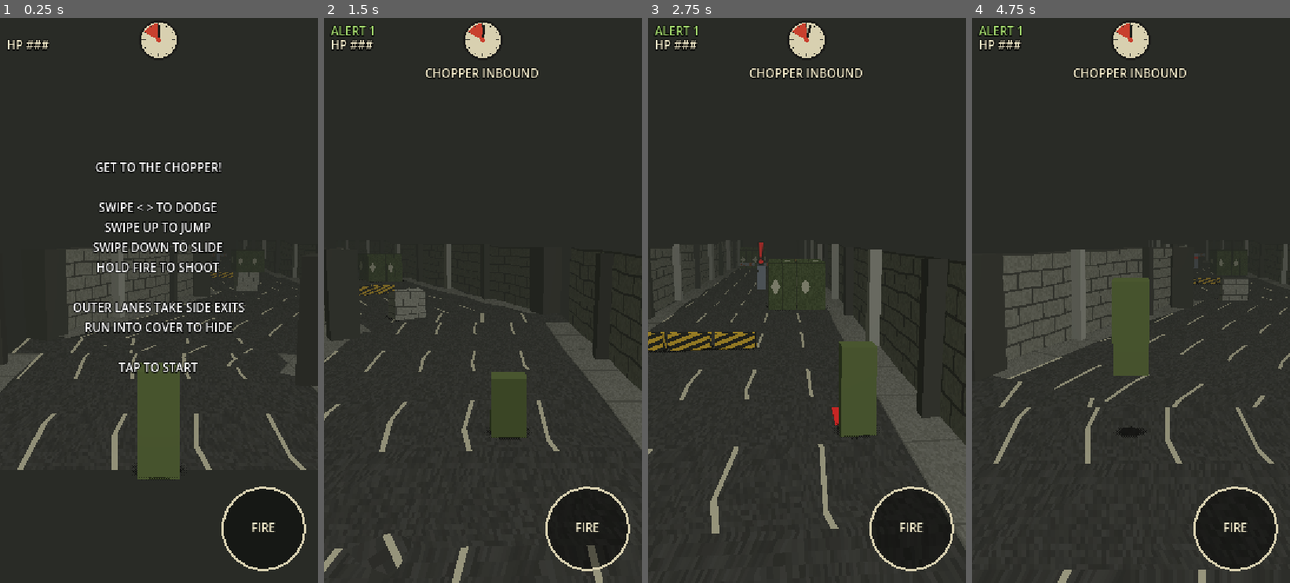
Above: before the commit, frames 1-4 (left to right).
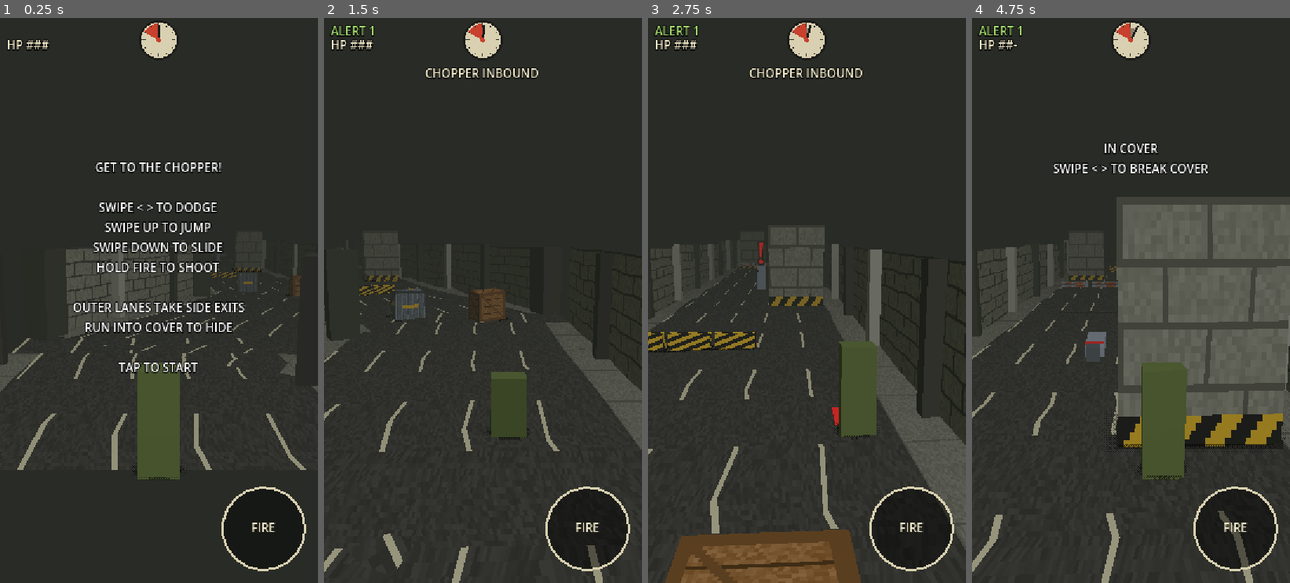
Above: after the commit, the same moments.

Repository: lhunt-gdev/get-to-the-chopper-test
Game: Godot game, scene res://game/levels/prototype_slice/prototype_slice.tscn
The game is run twice, just before and just after one commit, with the same random seed, the same clock (stepped at 60 frames per second) and the same inputs.
Inputs (mouse positions are in pixels of both pictures, inside the frame that each line leads up to):
- Up to frame 1 (0.25 s): no input
- Up to frame 2 (1.5 s): tap Enter (ui_accept) at 0.5, 0.77 s; move the mouse to (552, 272) at 0.52 s; hold Right (ui_right) 0.53-1.25 s; click (552, 272) at 0.67 s; drag from (419, 328) to (467, 413) at 1.27 s
- Up to frame 3 (2.75 s): move the mouse to (838, 176) at 2.02 s; hold Right (ui_right) from 2.03 s (still down)
- Up to frame 4 (4.75 s): release Right (ui_right) at 2.75 s; drag from (1115, 413) to (1035, 215) at 2.77 s; move the mouse to (1226, 385) at 3.52 s; hold Left (ui_left) 3.53-4.25 s; tap Enter (ui_accept) at 3.77, 4.25 s; drag from (1035, 215) to (1083, 159) at 4.27 s

The runs differ from the first frame. In frame 1, 0.2% of the frame differs, in the area x 73-95%, y 42-50%; in frame 2, 0.9%; in frame 3, 6.8%; in frame 4, 27%, in the area x 0-100%, y 1-100%.

Commit message:
Replace trucks with wall and box cover; two tripwires and alarm boxes
- The diamond truck blockers are gone. Cover now comes in two kinds:
  solid floor-to-ceiling walls (1-2 lanes, stand behind) and metal or
  wood crates (crouch behind). More cover across the level; rooftops and
  tunnel get crates only.
- Fairness rule, enforced by route validation: no trooper in a wall's
  lanes within 15 m behind it.
- Main route has 2 tripwires (Alert 3 now reachable), each followed by an
  alarm box. Alarm boxes are bigger, sit on the kerb, and have a beacon
  on top that blinks the whole time they're live.
- New bots: ground_loud (Alert 3) and ground_alarms (both boxes shot);
  unit tests for wall width, box material and the hidden-trooper rule.

Co-Authored-By: Claude Opus 5.5 <noreply@anthropic.com>

Diff:
--- a/assets/shaders/psx/psx_lit.gdshader
+++ b/assets/shaders/psx/psx_lit.gdshader
@@ -10,7 +10,6 @@
 uniform float snap_resolution = 90.0;
 // PS1 had no perspective-correct texturing.
 uniform bool affine_mapping = true;
-
 varying vec3 affine_uv_w;
 
 void vertex() {
--- a/game/levels/prototype_slice/prototype_slice.gd
+++ b/game/levels/prototype_slice/prototype_slice.gd
@@ -22,10 +22,13 @@
 const KINDS := {
 	"barrier": {"size": Vector3(0.9, 0.5, 0.3), "y": 0.25, "tex": "hazard", "pass": "jump"},
 	"pipe": {"size": Vector3(0.9, 0.3, 0.3), "y": 1.3, "tex": "rust_pipe", "pass": "slide"},
-	"truck": {"size": Vector3(0.95, 2.2, 3.0), "y": 1.1, "tex": "truck", "pass": "dodge"},
 	"tripwire": {"size": Vector3(1.0, 0.05, 0.05), "y": 0.3, "color": Color("ff3030"), "pass": "jump_or_alert", "shadow": false},
 	## Contextual cover (LOCKED): run into it and you take cover; swipe early to go round it.
-	"cover": {"size": Vector3(0.95, 1.2, 0.8), "y": 0.6, "tex": "cover", "pass": "cover"},
+	## Box cover: a metal or wood crate ("material" in route.json), one per lane. You crouch behind it.
+	"box": {"size": Vector3(0.9, 1.2, 0.9), "y": 0.6, "tex": "crate_wood", "pass": "cover", "crouch": true},
+	## Wall cover: floor to ceiling, one piece across 1-2 lanes. You stand behind it. It's solid:
+	## what's behind it is a surprise, but never a trooper right behind it (route validation).
+	"wall": {"size": Vector3(1.0, 4.0, 1.0), "y": 2.0, "tex": "cover_wall", "pass": "cover", "one_piece": true},
 }
 
 ## How each area looks, picked by "theme" in route.json. Placeholder art, so you can tell where you are.
@@ -324,14 +327,32 @@
 			lanes[_remap_lane(int(l), authored_lanes)] = true
 		var at := float(ob["at"])
 		var size: Vector3 = kind["size"] * Vector3(tuning.lane_width, 1, 1)
+		var y: float = kind["y"]
+		var tex_name: String = kind.get("tex", "")
+		if ob["kind"] == "box" and String(ob.get("material", "wood")) == "metal":
+			tex_name = "crate_metal"
+		if ob["kind"] == "wall":
+			# Floor to ceiling: up to the tunnel ceiling indoors, a tall column outside.
+			size.y = CEILING_Y if _theme(id).get("ceiling", false) else kind["size"].y
+			y = size.y / 2.0
+		var one_mesh: MeshInstance3D = null
+		if kind.get("one_piece", false):
+			var sorted: Array = lanes.keys()
+			sorted.sort()
+			var x0 := _player.lane_x(sorted[0]) - tuning.lane_width / 2.0 + 0.05
+			var x1 := _player.lane_x(sorted[-1]) + tuning.lane_width / 2.0 - 0.05
+			one_mesh = _item_box(node, seg, at, Vector3((x0 + x1) / 2.0, y, 0), Vector3(x1 - x0, size.y, size.z), Color.WHITE)
+			one_mesh.material_override = PsxMaterials.textured(_obstacle_texture(tex_name), Vector2(3, 2))
 		for lane: int in lanes:
 			var x := _player.lane_x(lane)
-			var mesh := _item_box(node, seg, at, Vector3(x, kind["y"], 0), size, kind.get("color", Color.WHITE))
-			if kind.has("tex"):
-				# BoxMesh lays its six faces out on a 3x2 grid, so this puts one tile on each face.
-				mesh.material_override = PsxMaterials.textured(_obstacle_texture(kind["tex"]), Vector2(3, 2))
+			var mesh := one_mesh
+			if mesh == null:
+				mesh = _item_box(node, seg, at, Vector3(x, y, 0), size, kind.get("color", Color.WHITE))
+				if tex_name != "":
+					# BoxMesh lays its six faces out on a 3x2 grid, so this puts one tile on each face.
+					mesh.material_override = PsxMaterials.textured(_obstacle_texture(tex_name), Vector2(3, 2))
 			_obstacles.append({"x": x, "at": start + at, "depth": size.z, "kind": ob["kind"], "pass": kind["pass"],
-					"done": false, "mesh": mesh, "owner": node})
+					"crouch": kind.get("crouch", false), "done": false, "mesh": mesh, "owner": node})
 		if kind.get("shadow", true):
 			_obstacle_shadows(node, seg, lanes.keys(), at, size)
 
@@ -355,7 +376,7 @@
 		var s := -1.0 if String(a.get("side", "left")) == "left" else 1.0
 		node.add_child(box)
 		box.transform = _frame_at(seg, float(a["at"])) * Transform3D(Basis(Vector3.UP, -s * PI / 2.0),
-				Vector3(s * (tuning.lane_count * tuning.lane_width / 2.0 + 0.85), 1.8, 0))
+				Vector3(s * (tuning.lane_count * tuning.lane_width / 2.0 + 0.45), 1.8, 0))  # out on the kerb, in front of the pillars
 		box.destroyed.connect(_on_alarm_destroyed.bind(id))
 		_combatants.append({"node": box, "owner": node, "seg": seg})
 
@@ -819,10 +840,12 @@
 			return PsxTextures.hazard()
 		"rust_pipe":
 			return PsxTextures.rust_pipe()
-		"truck":
-			return PsxTextures.truck()
-		"cover":
-			return PsxTextures.wall("blocks", Color("8e8e84"))
+		"crate_wood":
+			return PsxTextures.crate_wood()
+		"crate_metal":
+			return PsxTextures.crate_metal()
+		"cover_wall":
+			return PsxTextures.cover_wall()
 	push_warning("Unknown obstacle texture '%s'" % name)
 	return PsxTextures.concrete()
 
@@ -899,7 +922,7 @@
 			# heading for that counts, so once you swipe away you're out, even mid-slide.
 			var stop_at: float = o["at"] - o["depth"] / 2.0 - tuning.cover_stop_gap
 			if not _player.in_cover and d >= stop_at and d < o["at"] and absf(o["x"] - _player.lane_x(_player.lane)) < 0.1:
-				_player.enter_cover(stop_at)
+				_player.enter_cover(stop_at, o["crouch"])
 				RunLog.record_event("cover", {"node": _runner.current})
 			continue
 		if o["done"] or absf(o["at"] - d) > o["depth"] / 2.0 + 0.2:
--- a/game/levels/prototype_slice/route.json
+++ b/game/levels/prototype_slice/route.json
@@ -10,12 +10,14 @@
       "length": 150,
       "bends": [{"at": 6, "side": "right"}, {"at": 76, "side": "left"}],
       "obstacles": [
-        {"kind": "cover", "lanes": [1], "at": 22},
+        {"kind": "box", "lanes": [3], "at": 20},
+        {"kind": "box", "lanes": [1], "at": 22, "material": "metal"},
         {"kind": "barrier", "lanes": [0, 1, 2], "at": 30},
-        {"kind": "truck", "lanes": [3, 4], "at": 38},
+        {"kind": "wall", "lanes": [3, 4], "at": 38},
         {"kind": "pipe", "lanes": [1, 2, 3], "at": 50},
-        {"kind": "truck", "lanes": [0, 1], "at": 64},
+        {"kind": "wall", "lanes": [0, 1], "at": 64},
         {"kind": "barrier", "lanes": [2, 3, 4], "at": 72},
+        {"kind": "box", "lanes": [1], "at": 90},
         {"kind": "pipe", "lanes": [0, 1, 2, 3, 4], "at": 96},
         {"kind": "tripwire", "lanes": [0, 1, 2, 3, 4], "at": 108}
       ],
@@ -23,6 +25,9 @@
         {"kind": "rifle_trooper", "lane": 2, "at": 44},
         {"kind": "rifle_trooper", "lane": 0, "at": 86, "min_alert": 2},
         {"kind": "rifle_trooper", "lane": 4, "at": 80, "min_alert": 3}
+      ],
+      "alarms": [
+        {"side": "left", "at": 132}
       ],
       "next": [
         {"to": "motor_pool", "label": "MOTOR POOL"},
@@ -36,19 +41,27 @@
       "length": 130,
       "bends": [{"at": 44, "side": "left"}, {"at": 112, "side": "right"}],
       "obstacles": [
-        {"kind": "truck", "lanes": [0, 1], "at": 14},
-        {"kind": "truck", "lanes": [3, 4], "at": 22},
+        {"kind": "wall", "lanes": [0, 1], "at": 14},
+        {"kind": "wall", "lanes": [3, 4], "at": 22},
         {"kind": "barrier", "lanes": [2], "at": 22},
-        {"kind": "truck", "lanes": [1, 2, 3], "at": 36},
+        {"kind": "wall", "lanes": [1, 2], "at": 36},
+        {"kind": "box", "lanes": [3], "at": 36, "material": "metal"},
         {"kind": "pipe", "lanes": [0, 4], "at": 36},
+        {"kind": "tripwire", "lanes": [0, 1, 2, 3, 4], "at": 50},
+        {"kind": "box", "lanes": [2], "at": 58},
         {"kind": "barrier", "lanes": [0, 1, 2, 3, 4], "at": 76},
-        {"kind": "truck", "lanes": [2, 3, 4], "at": 88},
-        {"kind": "pipe", "lanes": [0, 1], "at": 108}
+        {"kind": "wall", "lanes": [3, 4], "at": 88},
+        {"kind": "box", "lanes": [2], "at": 88},
+        {"kind": "pipe", "lanes": [0, 1], "at": 108},
+        {"kind": "box", "lanes": [4], "at": 120, "material": "metal"}
       ],
       "enemies": [
         {"kind": "rifle_trooper", "lane": 1, "at": 62},
-        {"kind": "rifle_trooper", "lane": 3, "at": 100, "min_alert": 2},
+        {"kind": "rifle_trooper", "lane": 3, "at": 106, "min_alert": 2},
         {"kind": "rifle_trooper", "lane": 0, "at": 82, "min_alert": 3}
+      ],
+      "alarms": [
+        {"side": "right", "at": 72}
       ],
       "next": [
         {"to": "airfield_gate", "label": "GATE"}
@@ -62,8 +75,10 @@
       "obstacles": [
         {"kind": "barrier", "lanes": [0, 1, 2, 3, 4], "at": 18},
         {"kind": "pipe", "lanes": [0, 1, 2, 3, 4], "at": 30},
-        {"kind": "cover", "lanes": [2], "at": 54},
-        {"kind": "barrier", "lanes": [0, 1, 3, 4], "at": 70}
+        {"kind": "box", "lanes": [4], "at": 40},
+        {"kind": "box", "lanes": [2], "at": 54, "material": "metal"},
+        {"kind": "barrier", "lanes": [0, 1, 3, 4], "at": 70},
+        {"kind": "box", "lanes": [0], "at": 86, "material": "metal"}
       ],
       "enemies": [
         {"kind": "rifle_trooper", "lane": 3, "at": 48, "min_alert": 2},
@@ -85,7 +100,8 @@
       "length": 80,
       "obstacles": [
         {"kind": "barrier", "lanes": [1, 2, 3], "at": 14},
-        {"kind": "pipe", "lanes": [0, 1, 2, 3, 4], "at": 30}
+        {"kind": "pipe", "lanes": [0, 1, 2, 3, 4], "at": 30},
+        {"kind": "box", "lanes": [3], "at": 52}
       ],
       "enemies": [
         {"kind": "rifle_trooper", "lane": 2, "at": 44},
@@ -104,7 +120,9 @@
       "length": 100,
       "obstacles": [
         {"kind": "pipe", "lanes": [0, 1, 3, 4], "at": 34},
-        {"kind": "barrier", "lanes": [0, 1, 2, 3, 4], "at": 58}
+        {"kind": "box", "lanes": [2], "at": 44, "material": "metal"},
+        {"kind": "barrier", "lanes": [0, 1, 2, 3, 4], "at": 58},
+        {"kind": "box", "lanes": [0], "at": 66}
       ],
       "enemies": [
         {"kind": "rifle_trooper", "lane": 3, "at": 47},
@@ -122,12 +140,17 @@
       "tier": "ground",
       "length": 110,
       "obstacles": [
-        {"kind": "truck", "lanes": [0, 1, 2], "at": 15},
-        {"kind": "truck", "lanes": [2, 3, 4], "at": 30},
+        {"kind": "wall", "lanes": [0, 1], "at": 15},
+        {"kind": "box", "lanes": [2], "at": 15, "material": "metal"},
+        {"kind": "wall", "lanes": [3, 4], "at": 30},
+        {"kind": "box", "lanes": [2], "at": 30},
         {"kind": "barrier", "lanes": [0, 1], "at": 30},
-        {"kind": "cover", "lanes": [3], "at": 58},
+        {"kind": "box", "lanes": [1], "at": 44},
+        {"kind": "box", "lanes": [3], "at": 58, "material": "metal"},
+        {"kind": "wall", "lanes": [0], "at": 66},
         {"kind": "pipe", "lanes": [1, 2, 3], "at": 84},
-        {"kind": "barrier", "lanes": [0, 4], "at": 84}
+        {"kind": "barrier", "lanes": [0, 4], "at": 84},
+        {"kind": "box", "lanes": [2], "at": 96}
       ],
       "enemies": [
         {"kind": "rifle_trooper", "lane": 2, "at": 48},
--- a/game/player/player.gd
+++ b/game/player/player.gd
@@ -16,6 +16,8 @@
 var halted: bool = false
 ## In cover: stopped, crouched, safe from shots ahead. Swipe left/right to leave.
 var in_cover: bool = false
+## Behind a box you crouch; behind a wall you stand.
+var cover_crouch: bool = false
 ## Placeholder damage model (Point 4 OPEN): this many hits and you're down.
 var hits_left: int = 3
 var _invulnerable: float = 0.0
@@ -71,7 +73,7 @@
 
 	if _slide_left > 0.0:
 		_slide_left -= delta
-	var target_scale := 0.45 if is_sliding() else (0.65 if in_cover else 1.0)
+	var target_scale := 0.45 if is_sliding() else (0.65 if in_cover and cover_crouch else 1.0)
 	_body.scale.y = move_toward(_body.scale.y, target_scale, delta * 10.0)
 	_update_visuals()
 
@@ -101,9 +103,10 @@
 				_y_velocity = minf(_y_velocity, -tuning.jump_velocity)  # fast-fall into the slide
 
 
-## Ran into cover: stop just in front of it and crouch.
-func enter_cover(stop_at: float) -> void:
+## Ran into cover: stop just in front of it, and crouch if it's low (a box).
+func enter_cover(stop_at: float, crouch: bool) -> void:
 	in_cover = true
+	cover_crouch = crouch
 	distance = minf(distance, stop_at)
 	jump_y = 0.0
 	_y_velocity = 0.0
--- a/game/rendering/psx_textures.gd
+++ b/game/rendering/psx_textures.gd
@@ -120,21 +120,54 @@
 	return _finish("rust_pipe", img)
 
 
-## Trucks: olive canvas with panel seams and a stencilled star.
-static func truck() -> Texture2D:
-	if _cache.has("truck"):
-		return _cache["truck"]
-	var img := _start("truck", Color("4a5a30"), 0.05)
-	var seam := Color("2a3318")
-	for i in SIZE:
-		img.set_pixel(i, 0, seam)
-		img.set_pixel(0, i, seam)
-		img.set_pixel(16, i, seam)
-	for y in range(10, 23):
-		for x in range(2, 15):
-			if absi(x - 8) + absi(y - 16) <= 5:
-				img.set_pixel(x, y, Color("c8c8b0"))
-	return _finish("truck", img)
+## Wooden crate: horizontal planks with dark gaps, a frame and a cross brace.
+static func crate_wood() -> Texture2D:
+	if _cache.has("crate_wood"):
+		return _cache["crate_wood"]
+	var img := _start("crate_wood", Color("8a6238"), 0.06)
+	var dark := Color("4a3218")
+	var frame := Color("6a4826")
+	for y in SIZE:
+		for x in SIZE:
+			if y % 8 == 7:
+				img.set_pixel(x, y, dark)
+			if x < 3 or x > SIZE - 4 or y < 3 or y > SIZE - 4 or absi(x - y) <= 1:
+				img.set_pixel(x, y, frame)
+	return _finish("crate_wood", img)
+
+
+## Metal crate: grey ribbed steel with rivets and a stencil stripe.
+static func crate_metal() -> Texture2D:
+	if _cache.has("crate_metal"):
+		return _cache["crate_metal"]
+	var img := _start("crate_metal", Color("5e666e"), 0.04)
+	for y in SIZE:
+		for x in SIZE:
+			var c := img.get_pixel(x, y)
+			if x % 6 == 0:
+				img.set_pixel(x, y, c.lightened(0.18))
+			elif x % 6 == 1:
+				img.set_pixel(x, y, c.darkened(0.2))
+			if y < 2 or y > SIZE - 3:
+				img.set_pixel(x, y, Color("3a3f44"))
+	for p in [Vector2i(3, 4), Vector2i(28, 4), Vector2i(3, 27), Vector2i(28, 27)]:
+		img.set_pixel(p.x, p.y, Color("b8c0c8"))
+	for x in range(8, 24):
+		for y in range(14, 18):
+			img.set_pixel(x, y, Color("c9a227"))
+	return _finish("crate_metal", img)
+
+
+## Wall cover: a concrete column with a darker base and a yellow warning band.
+static func cover_wall() -> Texture2D:
+	if _cache.has("cover_wall"):
+		return _cache["cover_wall"]
+	var img := _start("cover_wall", Color("7c7c72"), 0.04)
+	_courses(img, 8, 16, Color("54544c"))
+	for x in SIZE:
+		for y in range(SIZE - 4, SIZE):
+			img.set_pixel(x, y, Color("c9a227") if ((x + y) / 4) % 2 == 0 else Color("1c1c1a"))
+	return _finish("cover_wall", img)
 
 
 # --- Helpers ----------------------------------------------------------------------
--- a/game/route/route_graph.gd
+++ b/game/route/route_graph.gd
@@ -16,6 +16,12 @@
 ## in the middle lanes when they reach its end.
 
 const SIDES := ["left", "straight", "right"]
+## barrier: jump it. pipe: slide under it. tripwire: jump it or raise alert.
+## box / wall: cover (run into it to take cover).
+const OBSTACLE_KINDS := ["barrier", "pipe", "tripwire", "box", "wall"]
+## Fairness (user rule): walls are solid, so no trooper may stand in a wall's lanes within this
+## many metres behind it. No unfair surprises when you run round one.
+const WALL_TROOPER_CLEARANCE := 15.0
 const VIAS := ["corridor", "stairs", "ladder"]
 ## Height tiers, in tier steps (Tuning.tier_height metres each).
 const TIERS := {"roof": 1, "ground": 0, "underground": -1}
@@ -133,6 +139,24 @@
 			elif float(bend.get("at", -1)) <= 0.0 or float(bend.get("at", -1)) >= float(n.get("length", 50.0)):
 				problems.append("node '%s': bend at %s m is outside the segment" % [id, bend.get("at")])
 		var length := float(n.get("length", 50.0))
+		for ob in n.get("obstacles", []):
+			var kind := String(ob.get("kind", ""))
+			var lanes: Array = ob.get("lanes", [])
+			if not kind in OBSTACLE_KINDS:
+				problems.append("node '%s': unknown obstacle kind '%s'" % [id, kind])
+			elif kind == "wall":
+				# Wall cover is one piece, 1-2 neighbouring lanes wide.
+				var sorted := lanes.duplicate()
+				sorted.sort()
+				if sorted.is_empty() or sorted.size() > 2 or (sorted.size() == 2 and int(sorted[1]) - int(sorted[0]) != 1):
+					problems.append("node '%s': wall at %s m must cover 1 or 2 neighbouring lanes" % [id, ob.get("at")])
+			elif kind == "box" and not String(ob.get("material", "wood")) in ["wood", "metal"]:
+				problems.append("node '%s': box at %s m must be wood or metal" % [id, ob.get("at")])
+			if kind == "wall":
+				for e in n.get("enemies", []):
+					var behind := float(e.get("at", 0)) - float(ob.get("at", 0))
+					if int(e.get("lane", -1)) in lanes and behind >= 0.0 and behind < WALL_TROOPER_CLEARANCE:
+						problems.append("node '%s': trooper at %s m is hidden right behind the wall at %s m" % [id, e.get("at"), ob.get("at")])
 		for e in n.get("enemies", []):
 			if String(e.get("kind", "")) != "rifle_trooper":
 				problems.append("node '%s': unknown enemy kind '%s'" % [id, e.get("kind")])
--- a/game/systems/alert/alarm_box.gd
+++ b/game/systems/alert/alarm_box.gd
@@ -15,23 +15,32 @@
 var in_window: bool = false
 var _alive: bool = true
 var _light: MeshInstance3D
+## A small beacon on top that blinks the whole time the box is live, so you spot it instantly.
+var _beacon: MeshInstance3D
 var _blink: float = 0.0
 
 
 func _init() -> void:
 	var box := MeshInstance3D.new()
 	var mesh := BoxMesh.new()
-	mesh.size = Vector3(0.6, 0.7, 0.25)
+	mesh.size = Vector3(0.8, 0.9, 0.3)
 	box.mesh = mesh
 	box.material_override = PsxMaterials.flat(Color("c9a227"))
 	add_child(box)
 	_light = MeshInstance3D.new()
 	var lm := BoxMesh.new()
-	lm.size = Vector3(0.36, 0.36, 0.1)
+	lm.size = Vector3(0.46, 0.46, 0.1)
 	_light.mesh = lm
 	_light.material_override = PsxMaterials.flat(DARK)
-	_light.position = Vector3(0, 0.05, 0.15)  # on the face toward the road
+	_light.position = Vector3(0, 0.05, 0.18)  # on the face toward the road
 	add_child(_light)
+	_beacon = MeshInstance3D.new()
+	var bm := BoxMesh.new()
+	bm.size = Vector3(0.32, 0.26, 0.32)
+	_beacon.mesh = bm
+	_beacon.material_override = PsxMaterials.flat(LIT)
+	_beacon.position = Vector3(0, 0.58, 0)  # on top
+	add_child(_beacon)
 
 
 func is_alive() -> bool:
@@ -53,7 +62,11 @@
 	if not _alive:
 		return
 	_blink += delta
-	var on := in_window and fmod(_blink, 0.3) < 0.18
+	# The beacon always blinks; it goes fast, with the face light, while the box can be shot.
+	var period := 0.3 if in_window else 0.7
+	var beacon_on := fmod(_blink, period) < period * 0.55
+	_beacon.material_override = PsxMaterials.flat(Color("ff6a4a") if beacon_on else DARK)
+	var on := in_window and beacon_on
 	_light.material_override = PsxMaterials.flat(LIT if on else DARK)
 
 
@@ -63,6 +76,7 @@
 	_alive = false
 	in_window = false
 	_light.material_override = PsxMaterials.flat(Color("111111"))
+	_beacon.material_override = PsxMaterials.flat(Color("111111"))
 	var tween := create_tween()
 	tween.tween_property(self, "scale", Vector3(1.3, 1.3, 1.3), 0.06)
 	tween.tween_property(self, "scale", Vector3.ONE, 0.1)
--- a/tests/autoplay/autoplay.gd
+++ b/tests/autoplay/autoplay.gd
@@ -2,8 +2,8 @@
 ## A simple bot that plays the prototype slice, so we know the route can be
 ## finished and the rules (alert gating, extraction, death, capture, combat) work end to end.
 ##   godot --headless --path . --fixed-fps 60 res://tests/autoplay/autoplay.tscn -- --scenario=ground
-## Every bot but "naive" holds FIRE while there's a trooper to shoot (and only shoots the alarm
-## box in roof_alarm). Scenarios:
+## Every bot but "naive" holds FIRE while there's a trooper to shoot (alarm boxes only in the
+## alarm scenarios). Scenarios:
 ##   naive       - never moves or shoots; should be killed
 ##   ground      - keeps to the middle lanes: straight on via MOTOR POOL
 ##   roof_quiet  - right-lane stairs to ROOFTOPS, jumps the tripwire, left-lane stairs down to
@@ -18,6 +18,8 @@
 ##   camper      - takes cover and never leaves it: the chopper should leave without us
 ##   roof_alarm  - trips the wire (alert 2, TUNNEL locked down), shoots the alarm box on the
 ##                 rooftops (back to alert 1, the door lifts) and takes the TUNNEL after all
+##   ground_loud - main route, runs through both tripwires and ignores the alarm boxes: Alert 3
+##   ground_alarms - main route, runs through both tripwires, shoots both alarm boxes: back to Alert 1
 
 const LEVEL := preload("res://game/levels/prototype_slice/prototype_slice.tscn")
 const LOOK_AHEAD := 9.0
@@ -48,7 +50,7 @@
 			_prefer = {&"compound_exit": 1, &"rooftops": -1, &"roof_edge": 0}
 		"late_switch":
 			_prefer = {&"compound_exit": 1}
-	_jump_tripwires = not scenario in ["roof_loud", "miss_ladder", "roof_alarm"]
+	_jump_tripwires = not scenario in ["roof_loud", "miss_ladder", "roof_alarm", "ground_loud", "ground_alarms"]
 	_level = LEVEL.instantiate()
 	add_child(_level)
 	_player = _level.get_node("Player")
@@ -81,7 +83,7 @@
 			_prefer[&"compound_exit"] = 0
 			_cooldown = mini(_cooldown, 0)
 
-	# Steering: avoid lanes with a truck (or cover) coming up; lean to the preferred side at junctions.
+	# Steering: avoid lanes with cover (walls, boxes) coming up; lean to the preferred side at junctions.
 	_cooldown -= 1
 	if _cooldown <= 0:
 		var best := _player.lane
@@ -126,7 +128,7 @@
 func _shoot() -> void:
 	var target: Node3D = _level.fire_target()
 	var want := target != null
-	if target is AlarmBox and scenario != "roof_alarm":
+	if target is AlarmBox and not _may_shoot_alarm():
 		want = false
 	if scenario in ["cover", "camper"] and not _player.in_cover and not _took_cover:
 		want = false  # prove the cover works: only shoot once we're behind it...
@@ -146,7 +148,8 @@
 func _blocked_ahead(obstacles: Array, lane: int, d: float) -> bool:
 	var x := _player.lane_x(lane)
 	for o: Dictionary in obstacles:
-		var blocks: bool = o["pass"] == "dodge" or (o["pass"] == "cover" and not scenario in ["cover", "camper"])
+		var seeking_cover := scenario in ["cover", "camper"] and not _took_cover
+		var blocks: bool = o["pass"] == "cover" and not seeking_cover
 		if blocks and absf(o["x"] - x) < 0.1 and o["at"] + o["depth"] > d - 0.5 and o["at"] - d < LOOK_AHEAD:
 			return true
 	return false
@@ -171,3 +174,13 @@
 	print("RESULT scenario=%s reason=%s alert=%d route=%s | covers=%d hits=%d missed=%d alarms=%d time=%.1f" % [scenario, reason,
 			GameState.alert_level, RunLog.route_summary(), _count("cover"), _count("player_hit"), _count("trooper_missed"), _count("alarm_hit"), _level._clock.elapsed])
 	get_tree().quit()
+
+
+## roof_alarm only shoots the ROOFTOPS box (the one that can lift the TUNNEL door).
+func _may_shoot_alarm() -> bool:
+	match scenario:
+		"ground_alarms":
+			return true
+		"roof_alarm":
+			return _level._runner.current == &"rooftops"
+	return false
--- a/tests/run_tests.gd
+++ b/tests/run_tests.gd
@@ -119,6 +119,28 @@
 	problems = " ".join(no_straight.validate())
 	_check("straight on must always be open" in problems, "an alert-gated straight road is rejected")
 	_check("node 'd' has side exits but no straight road" in problems, "side exits without a straight road are rejected")
+	var bad_cover := RouteGraph.from_dict({"start": "a", "nodes": [
+		{"id": "a", "length": 50, "end": "extract", "obstacles": [
+			{"kind": "wall", "lanes": [0, 1, 2], "at": 10},
+			{"kind": "wall", "lanes": [0, 3], "at": 20},
+			{"kind": "box", "lanes": [2], "at": 30, "material": "glass"},
+			{"kind": "truck", "lanes": [2], "at": 40}]},
+	]})
+	problems = " ".join(bad_cover.validate())
+	_check("wall at 10 m must cover 1 or 2" in problems, "a wall wider than 2 lanes is rejected")
+	_check("wall at 20 m must cover 1 or 2" in problems, "a wall across non-neighbouring lanes is rejected")
+	_check("box at 30 m must be wood or metal" in problems, "a box must be wood or metal")
+	_check("unknown obstacle kind 'truck'" in problems, "trucks are gone")
+	var ambush := RouteGraph.from_dict({"start": "a", "nodes": [
+		{"id": "a", "length": 80, "end": "extract",
+			"obstacles": [{"kind": "wall", "lanes": [3, 4], "at": 20}],
+			"enemies": [{"kind": "rifle_trooper", "lane": 4, "at": 28}, {"kind": "rifle_trooper", "lane": 2, "at": 24},
+				{"kind": "rifle_trooper", "lane": 3, "at": 50}]},
+	]})
+	problems = " ".join(ambush.validate())
+	_check("trooper at 28 m is hidden right behind the wall" in problems, "no trooper right behind a wall")
+	_check(not "trooper at 24 m" in problems, "a trooper in another lane is fine")
+	_check(not "trooper at 50 m" in problems, "a trooper well behind a wall is fine")
 
 
 func _test_swipe_direction() -> void:
Not shown, changed: README.md
Not shown, changed: docs/design/decision-log.md
Not shown, changed: tests/run_all.sh
